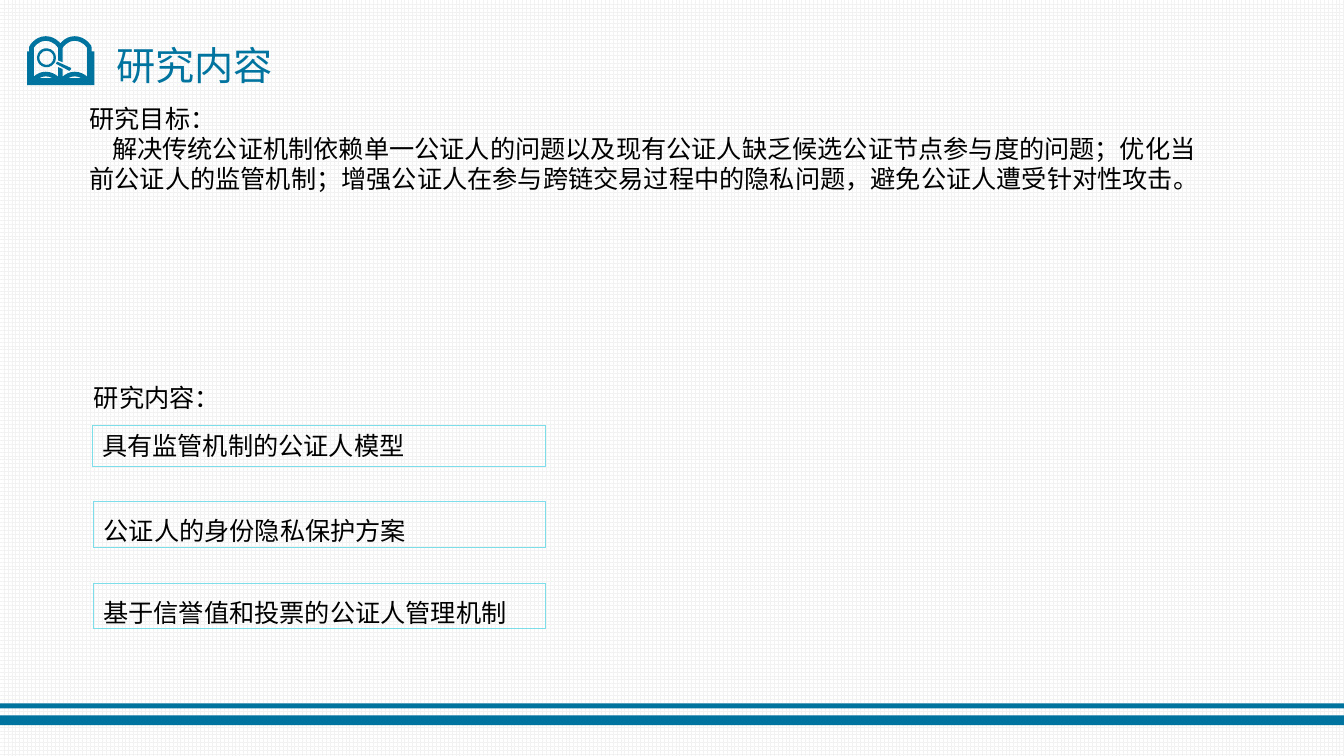
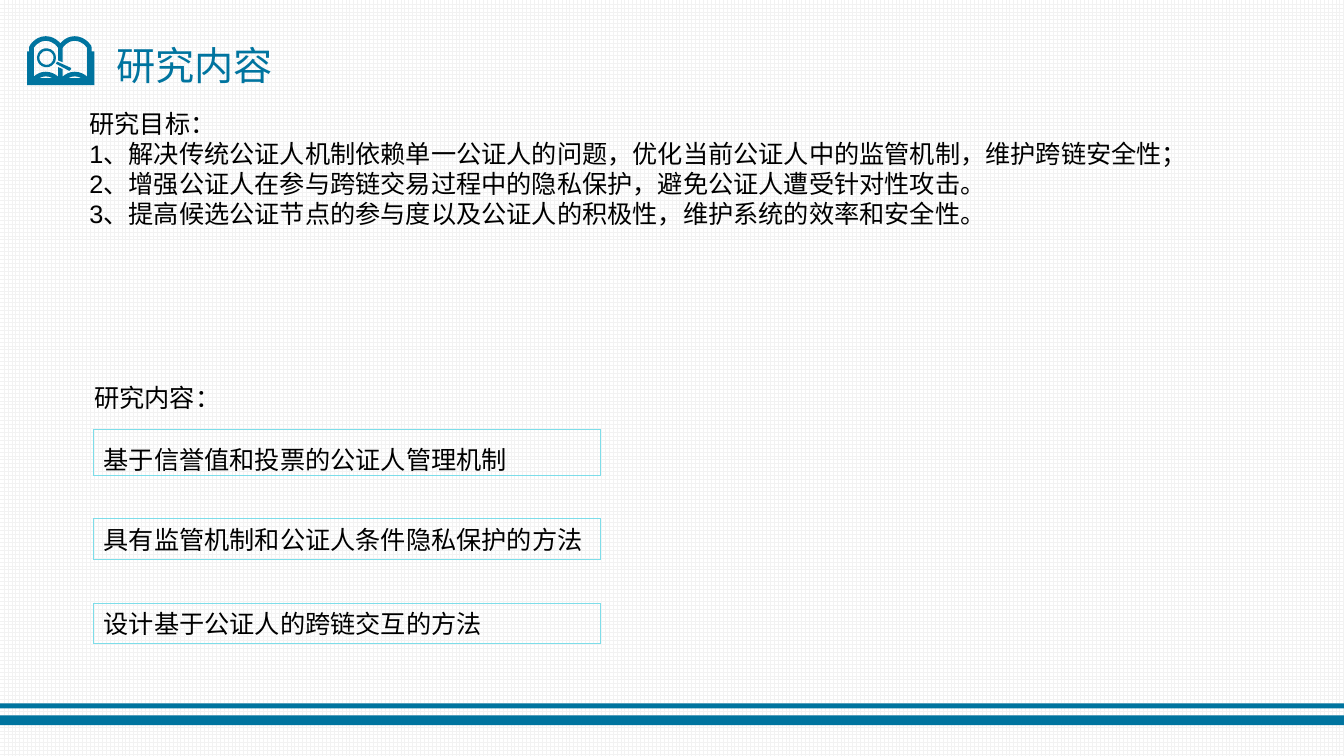
Before and after one commit to jiangquanli-0304/notary, a slide deck: slide 12 of 开题报告.pptx (slide 13 before the commit). Drawn at 1344x756 pixels with LibreOffice and Linux fonts; fonts in the diff are those of the drawing. Boxes give left, top, right and bottom in pixels: in the first picture for what was removed or moved away, otherwise in the second. Text is boxed around its words. In the diff, an @@ line names an element or a change of style, - is before the commit and + after.

```diff
--- a/开题报告.pptx
+++ b/开题报告.pptx
@@ text at bbox=[89, 143, 1187, 226]: text changed @@
-解决传统公证机制依赖单一公证人的问题以及现有公证人缺乏候选公证节点参与度的问题；优化当前公证人的监管机制；增强公证人在参与跨链交易过程中的隐私问题，避免公证人遭受针对性攻击。
+1、解决传统公证人机制依赖单一公证人的问题，优化当前公证人中的监管机制，维护跨链安全性；
+2、增强公证人在参与跨链交易过程中的隐私保护，避免公证人遭受针对性攻击。
+3、提高候选公证节点的参与度以及公证人的积极性，维护系统的效率和安全性。
@@ rectangle "基于信誉值和投票的公证人管理机制": place and size @@
-rectangle "基于信誉值和投票的公证人管理机制" at bbox=[94, 583, 546, 629]
+rectangle "基于信誉值和投票的公证人管理机制" at bbox=[94, 431, 601, 477]
@@ rectangle removed at bbox=[94, 502, 545, 548] @@
-公证人的身份隐私保护方案
@@ rectangle "具有监管机制和公证人条件隐私保护的方法": place and size @@
-rectangle "具有监管机制和公证人条件隐私保护的方法" at bbox=[92, 425, 545, 466]
+rectangle "具有监管机制和公证人条件隐私保护的方法" at bbox=[94, 519, 601, 560]
@@ text in rectangle at bbox=[104, 528, 583, 551]: text changed @@
-具有监管机制的公证人模型
+具有监管机制和公证人条件隐私保护的方法
@@ rectangle added at bbox=[94, 603, 601, 643], outline #7DDDE9 0.75 pt, 18 pt, text #000000 @@
+设计基于公证人的跨链交互的方法
```
Also in this commit, not shown: 12 other slides changed, 1 slide added, 2 slides removed, 6 other files.
